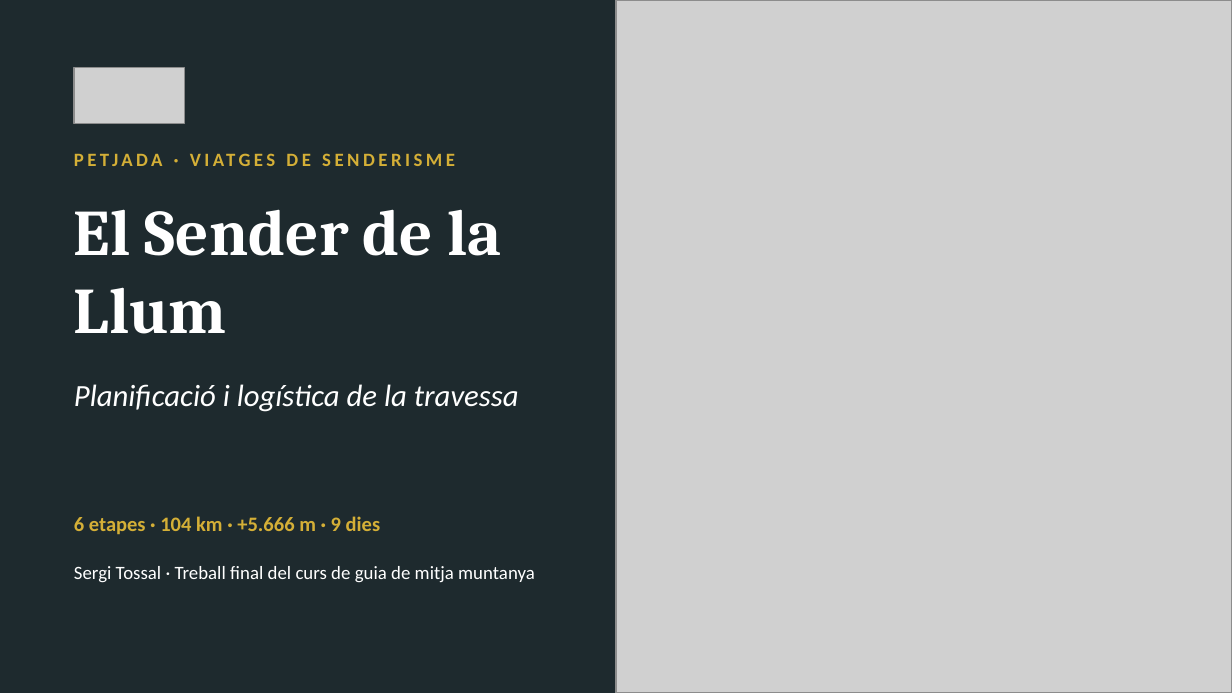
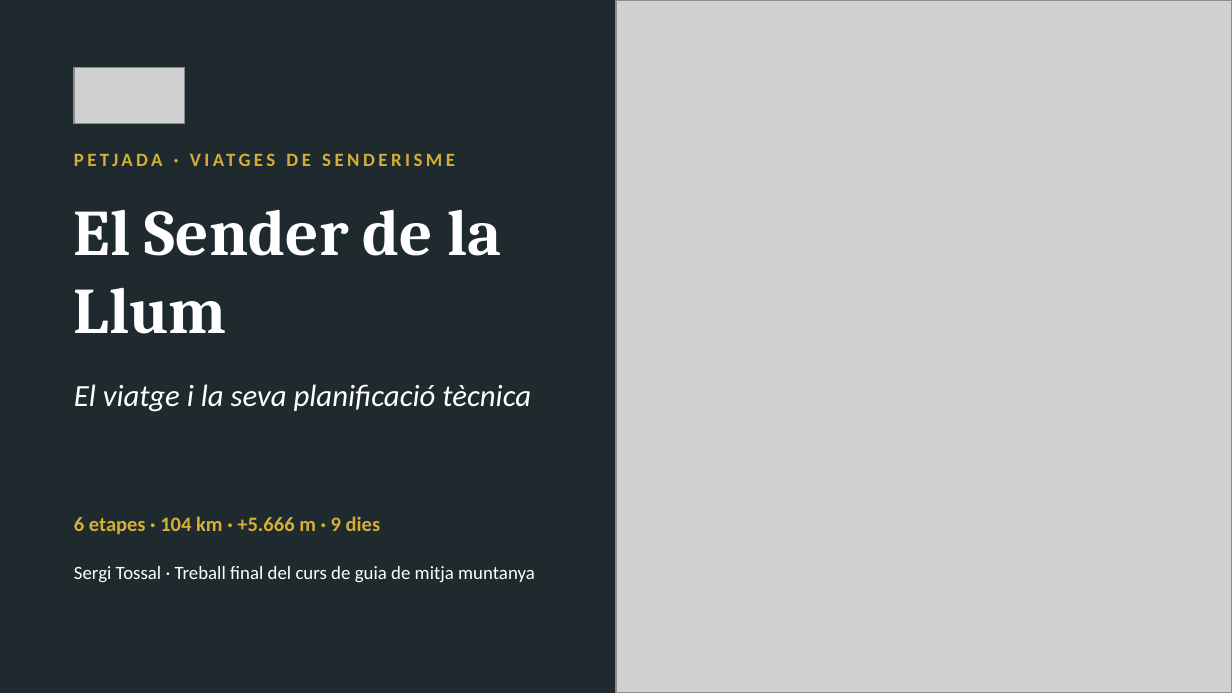
Before and after one commit to stosalca/sender-de-la-llum, a slide deck: slide 1 of Presentacio_2_Petjada.pptx. Drawn at 1232x693 pixels with LibreOffice and Linux fonts; fonts in the diff are those of the drawing; grey boxes stand for pictures. Boxes give left, top, right and bottom in pixels: in the first picture for what was removed or moved away, otherwise in the second. Text is boxed around its words. In the diff, an @@ line names an element or a change of style, - is before the commit and + after.

```diff
--- a/Presentacio_2_Petjada.pptx
+++ b/Presentacio_2_Petjada.pptx
@@ text at bbox=[74, 384, 531, 412]: text changed @@
-Planificació i logística de la travessa
+El viatge i la seva planificació tècnica
```
Also in this commit, not shown: 3 other slides changed, 7 slides added, 1 slide removed, 26 other files.
